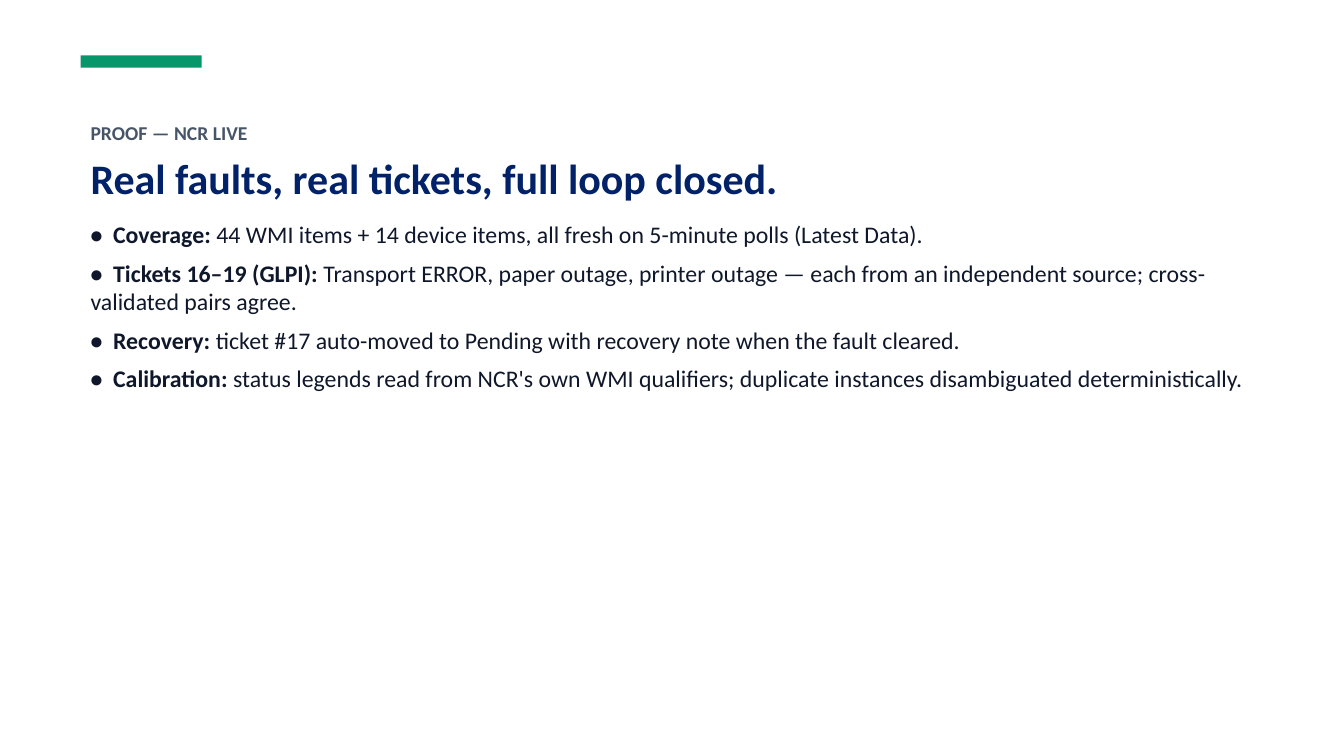
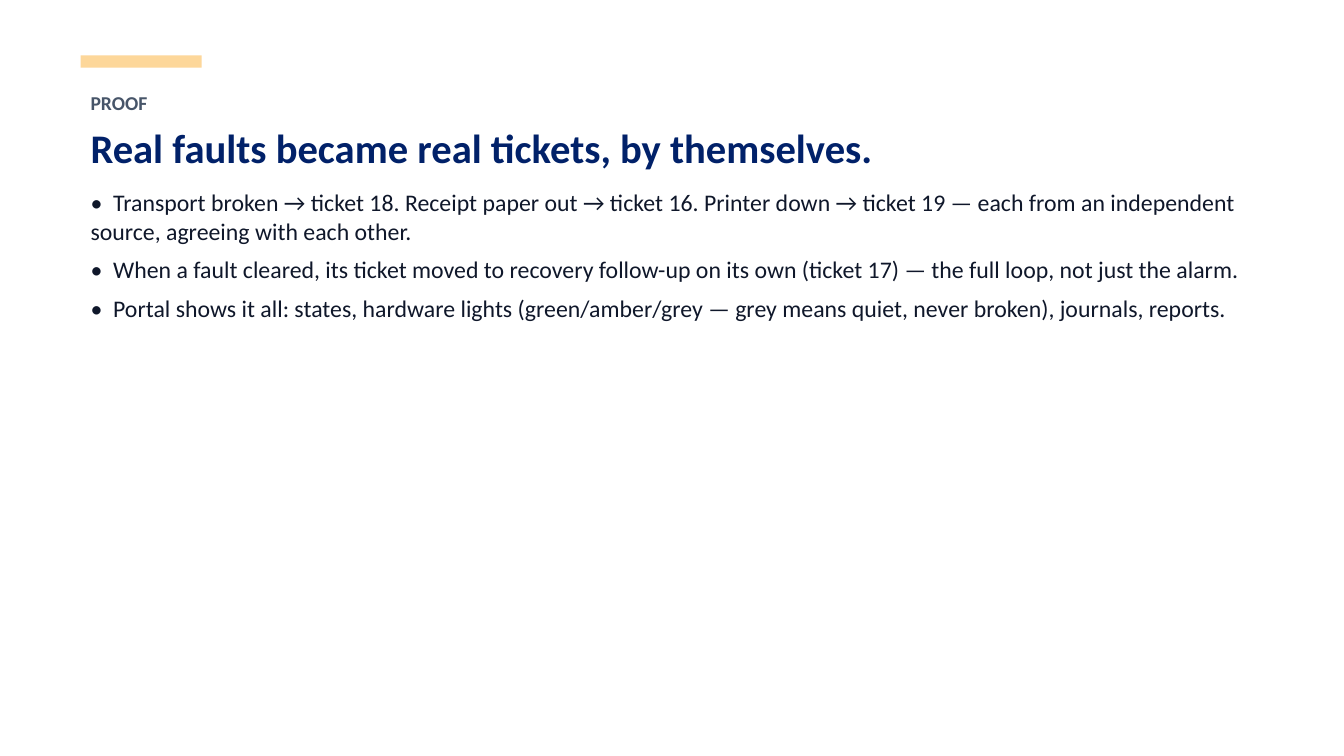
Before and after one commit to teddyhabtamu/Dashen-Bank-ATM-monitoring-system, a slide deck: slide 7 of docs/ATM_Monitoring_Status_2026-10-13.pptx (slide 4 before the commit). Drawn at 1344x756 pixels with LibreOffice and Linux fonts; fonts in the diff are those of the drawing. Boxes give left, top, right and bottom in pixels: in the first picture for what was removed or moved away, otherwise in the second. Text is boxed around its words. In the diff, an @@ line names an element or a change of style, - is before the commit and + after.

Commit message:
Status deck v2: plain language + WMI-vs-BRD + full DeviceStatus legend

```diff
--- a/docs/ATM_Monitoring_Status_2026-10-13.pptx
+++ b/docs/ATM_Monitoring_Status_2026-10-13.pptx
@@ rectangle at [81,55,202,68]: fill #059669 to #FDD79A @@
@@ text at [91,97,1238,321]: text changed @@
-PROOF — NCR LIVE
-Real faults, real tickets, full loop closed.
-• Coverage: 44 WMI items + 14 device items, all fresh on 5-minute polls (Latest Data).
-• Tickets 16–19 (GLPI): Transport ERROR, paper outage, printer outage — each from an independent source; cross-validated pairs agree.
-• Recovery: ticket #17 auto-moved to Pending with recovery note when the fault cleared.
-• Calibration: status legends read from NCR's own WMI qualifiers; duplicate instances disambiguated deterministically.
+PROOF
+Real faults became real tickets, by themselves.
+• Transport broken → ticket 18. Receipt paper out → ticket 16. Printer down → ticket 19 — each from an independent source, agreeing with each other.
+• When a fault cleared, its ticket moved to recovery follow-up on its own (ticket 17) — the full loop, not just the alarm.
+• Portal shows it all: states, hardware lights (green/amber/grey — grey means quiet, never broken), journals, reports.
```
Also in this commit, not shown: 7 other slides changed, 4 slides added, 4 slides removed.
